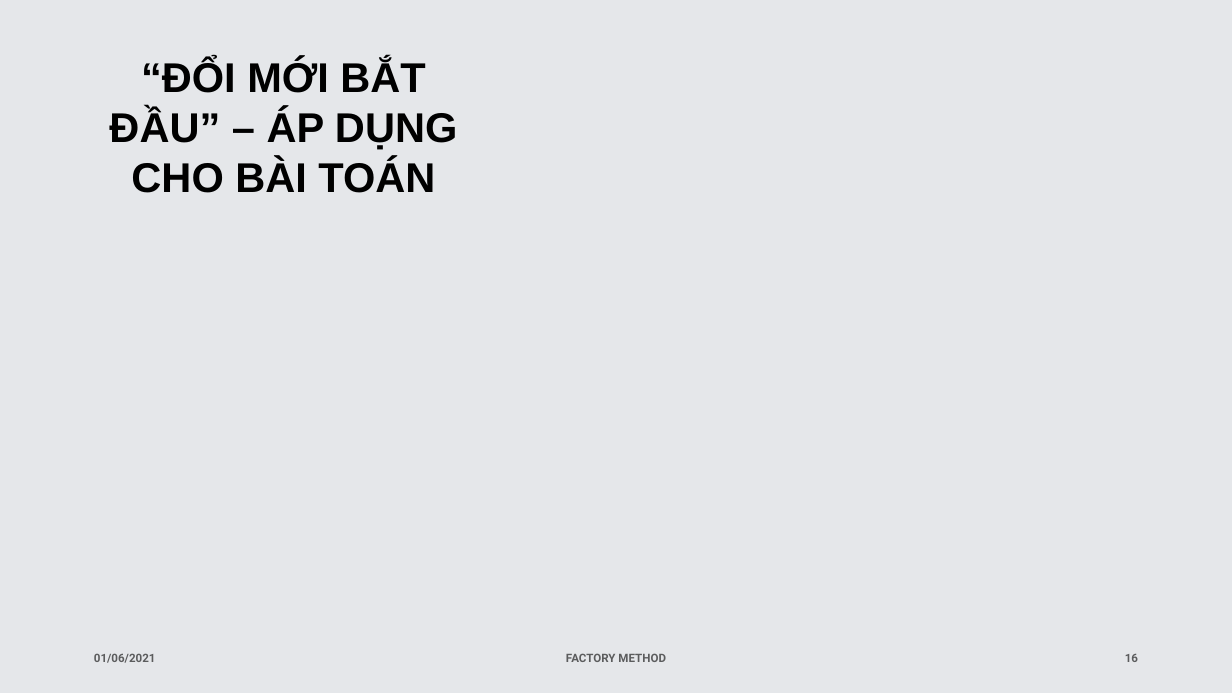
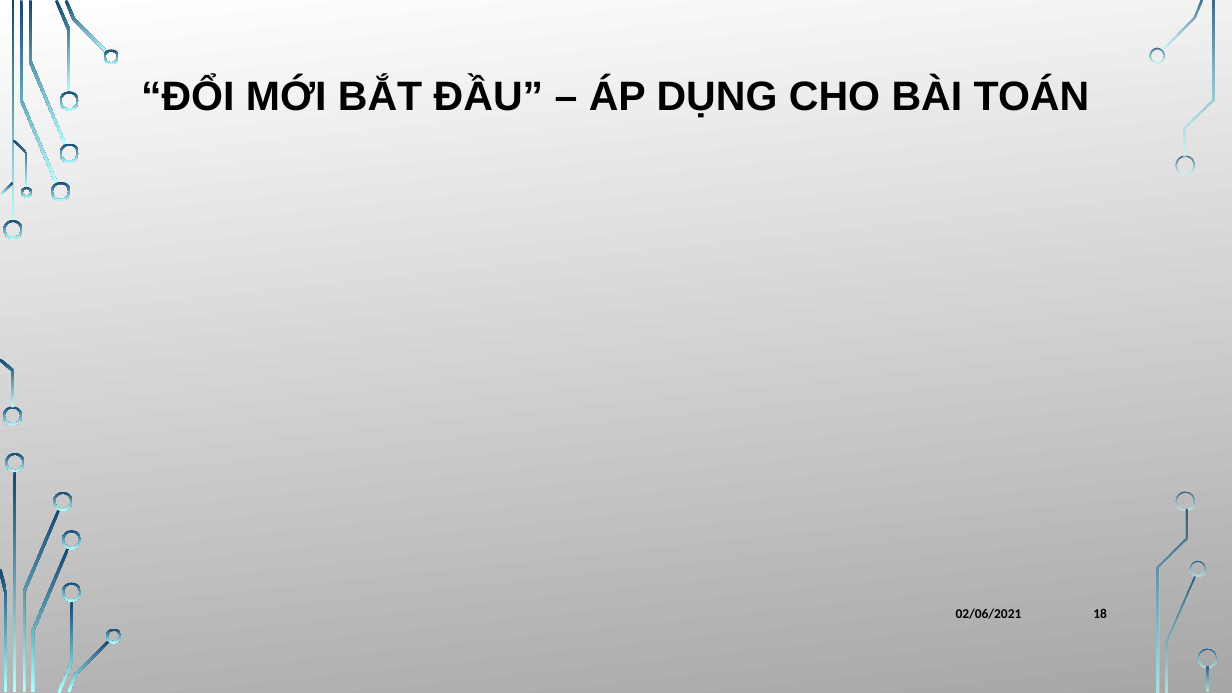
Before and after one commit to KhanhThinh/projects, a slide deck: slide 18 of docs/OOPForLife.pptx (slide 16 before the commit). Drawn at 1232x693 pixels with LibreOffice and Linux fonts; fonts in the diff are those of the drawing; background and template pictures are left out. Boxes give left, top, right and bottom in pixels: in the first picture for what was removed or moved away, otherwise in the second. Text is boxed around its words. In the diff, an @@ line names an element or a change of style, - is before the commit and + after.

```diff
--- a/docs/OOPForLife.pptx
+++ b/docs/OOPForLife.pptx
@@ background #000000 to picture (left out) @@
@@ rectangle removed at bbox=[0, 0, 1232, 693] @@
@@ title "“ĐỔI MỚI BẮT ĐẦU” – ...": place and size @@
-title "“ĐỔI MỚI BẮT ĐẦU” – ..." at bbox=[109, 59, 457, 193]
+title "“ĐỔI MỚI BẮT ĐẦU” – ..." at bbox=[141, 77, 1090, 118]
@@ title "“ĐỔI MỚI BẮT ĐẦU” – ..." at bbox=[141, 77, 1090, 118]: size 32.4 to 32 pt; line spacing 1 to 0.9; vertical alignment top to middle @@
@@ text at bbox=[956, 608, 1022, 619]: text changed; size 9 to 10.5 pt; font Roboto to Calibri; text colour #000000 at 60% opacity to #000000 @@
-01/06/2021
+02/06/2021
@@ page number added at bbox=[1093, 609, 1107, 618], 10.5 pt, text #000000, bold @@
+18
@@ text removed at bbox=[566, 653, 666, 662] @@
-FACTORY METHOD
@@ page number removed at bbox=[1125, 654, 1138, 662] @@
-16
@@ group added at bbox=[0, 0, 1217, 693]: 33 freeform shapes, 3 rectangles @@
```
Also in this commit, not shown: 14 other slides changed, 5 slides added, 4 slides removed, 2 other files.
